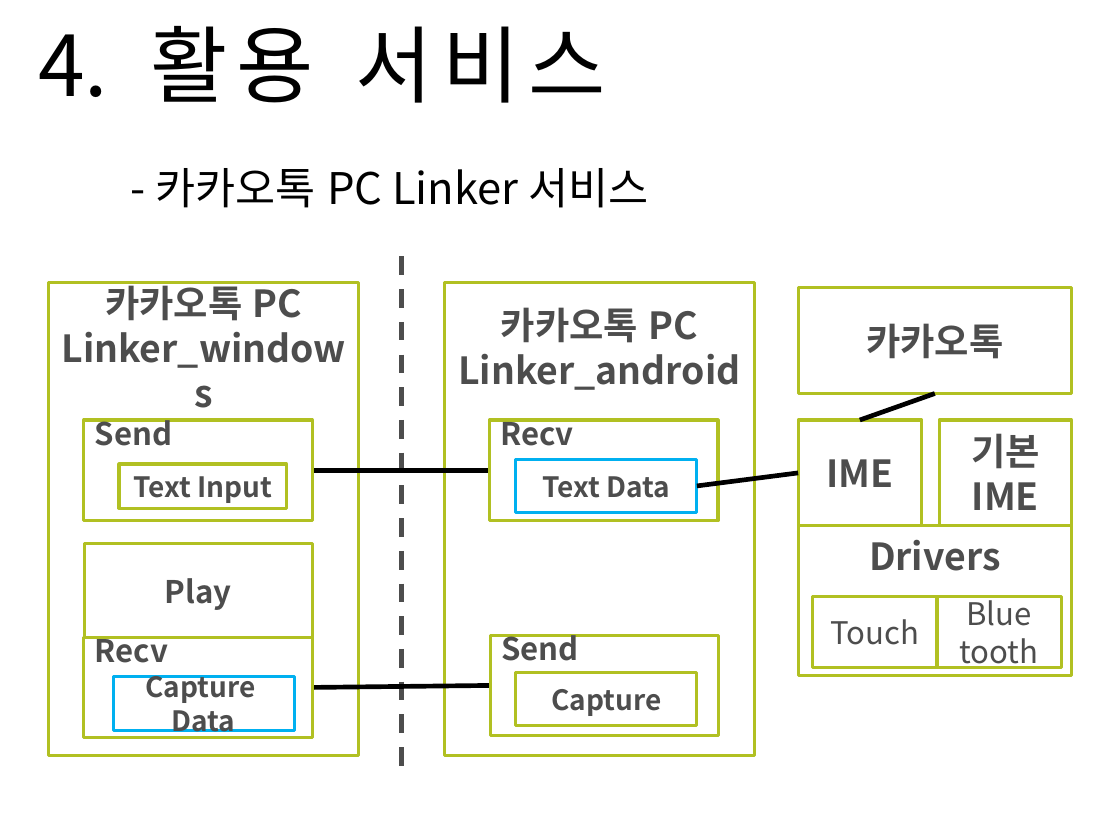
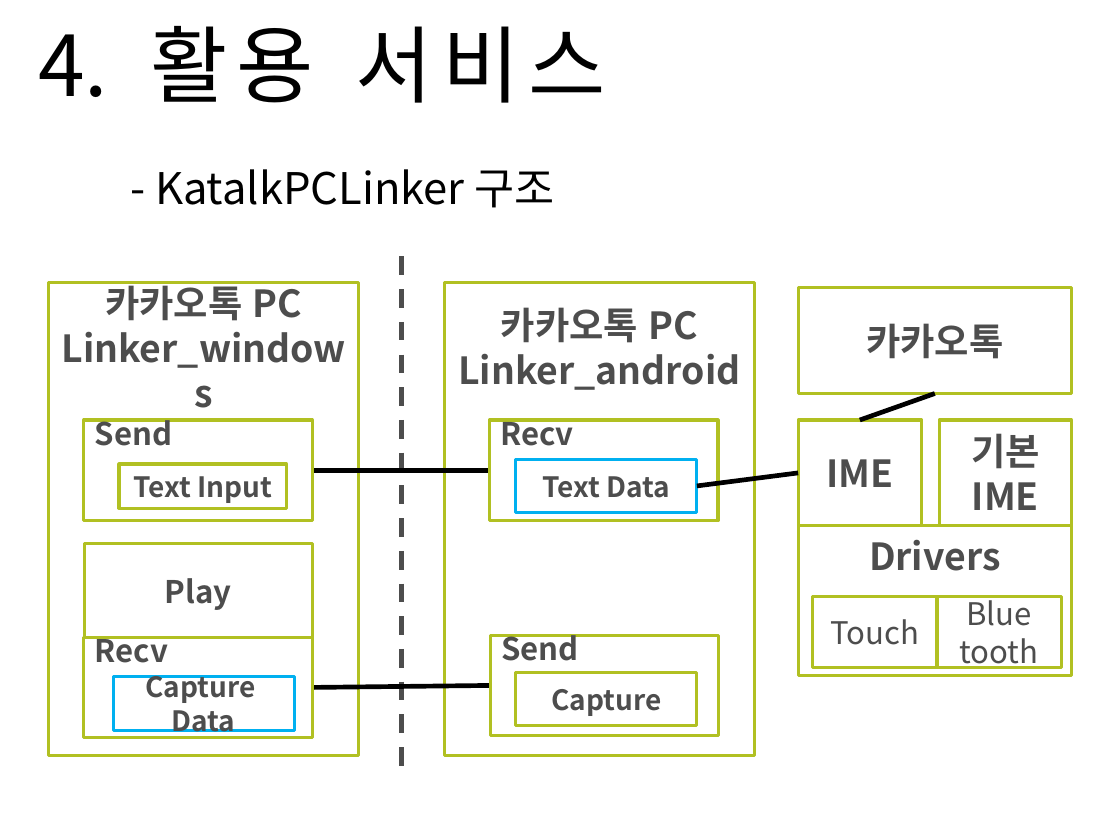
Before and after one commit to Sanghyun-Lee/Android-USB, a slide deck: slide 13 of Documents/presentation doc/Final Presentation/final-presentation.pptx. Drawn at 1120x840 pixels with LibreOffice and Linux fonts; fonts in the diff are those of the drawing; background and template pictures are left out. Boxes give left, top, right and bottom in pixels: in the first picture for what was removed or moved away, otherwise in the second. Text is boxed around its words. In the diff, an @@ line names an element or a change of style, - is before the commit and + after.

```diff
--- a/Documents/presentation doc/Final Presentation/final-presentation.pptx
+++ b/Documents/presentation doc/Final Presentation/final-presentation.pptx
@@ text at <box>155,169,554,208</box>: text changed @@
-  - 카카오톡 PC Linker 서비스
+  - KatalkPCLinker 구조
```
Also in this commit, not shown: 3 other slides changed, 2 other files.
